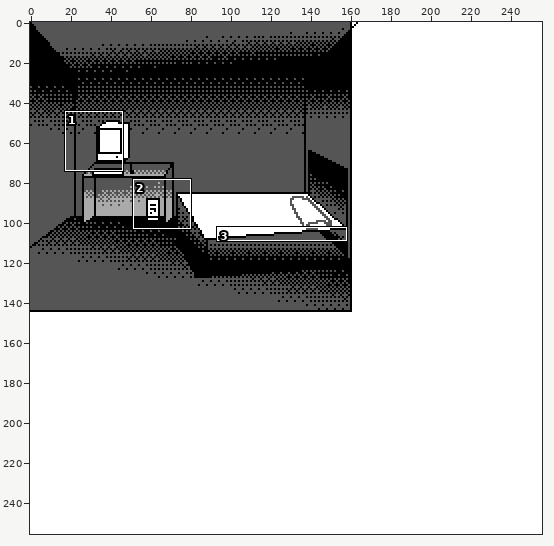
File history of a pixel-art file, gfx/backgrounds/Bedroom.aseprite. Above, an overview of the earlier version with the close-up marked.
Close-up. Before:
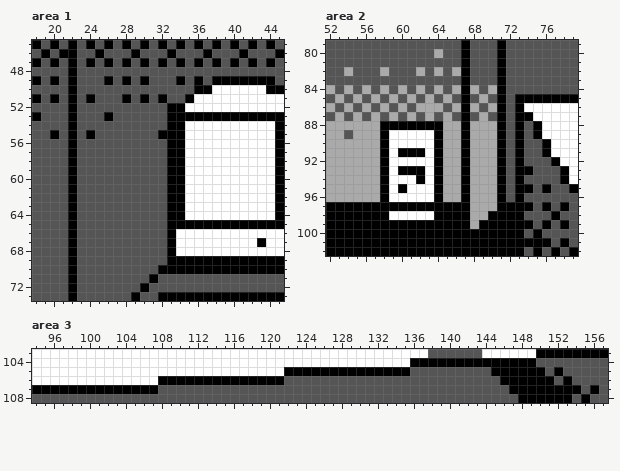
256x256 pixels, 1 frame. Shown: area 1: x 18..45, y 45..73; area 2: x 52..79, y 79..102; area 3: x 94..157, y 103..108.
The same view after the edit:
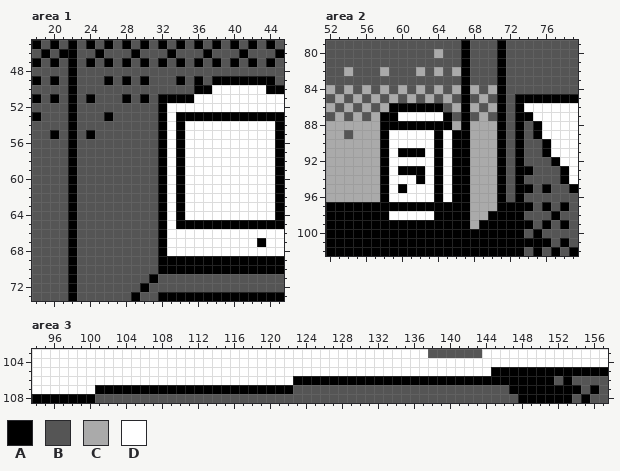
Palette (. is transparent): A #000000  B #555555  C #aaaaaa  D #ffffff
What changed:
Area 1, layer "Tilemap 3":
y 51: x 33..34 BB -> AA
y 52: x 32..34 BAA -> ADD
y 53..54: x 32..33 BA -> AD
y 55: x 33 A -> D
y 56..68: x 32..33 BA -> AD
y 69: x 32 B -> A
Area 2, layer "Tilemap 3":
y 86: x 59..64 BCBCCC -> AAAAAA
y 87: x 58..65 BCBCBCBC -> AADDDDDA
y 88: x 65 C -> A
y 89..96: x 65..66 CC -> DA
Area 3, layer "Tilemap 3":
y 103: x 150..157 AAAAAAAA -> DDDDDDDD
y 104: x 136..157 AAAAAAAAAAAAAABBBBBBBB -> DDDDDDDDDDDDDDDDDDDDDD
y 105: x 122..144 AAAAAAAAAAAAAABBBBBBBBB -> DDDDDDDDDDDDDDDDDDDDDDD; x 151 B -> A; x 153..157 BBBBB -> AAAAA
y 106: x 108..145 AAAAAAAAAAAAAABBBBBBBBBBBBBBBBBBBBBBBB -> DDDDDDDDDDDDDDDAAAAAAAAAAAAAAAAAAAAAAA
y 107: x 94..100 AAAAAAA -> DDDDDDD; x 108..122 BBBBBBBBBBBBBBB -> AAAAAAAAAAAAAAA
y 108: x 94..100 BBBBBBB -> AAAAAAA
